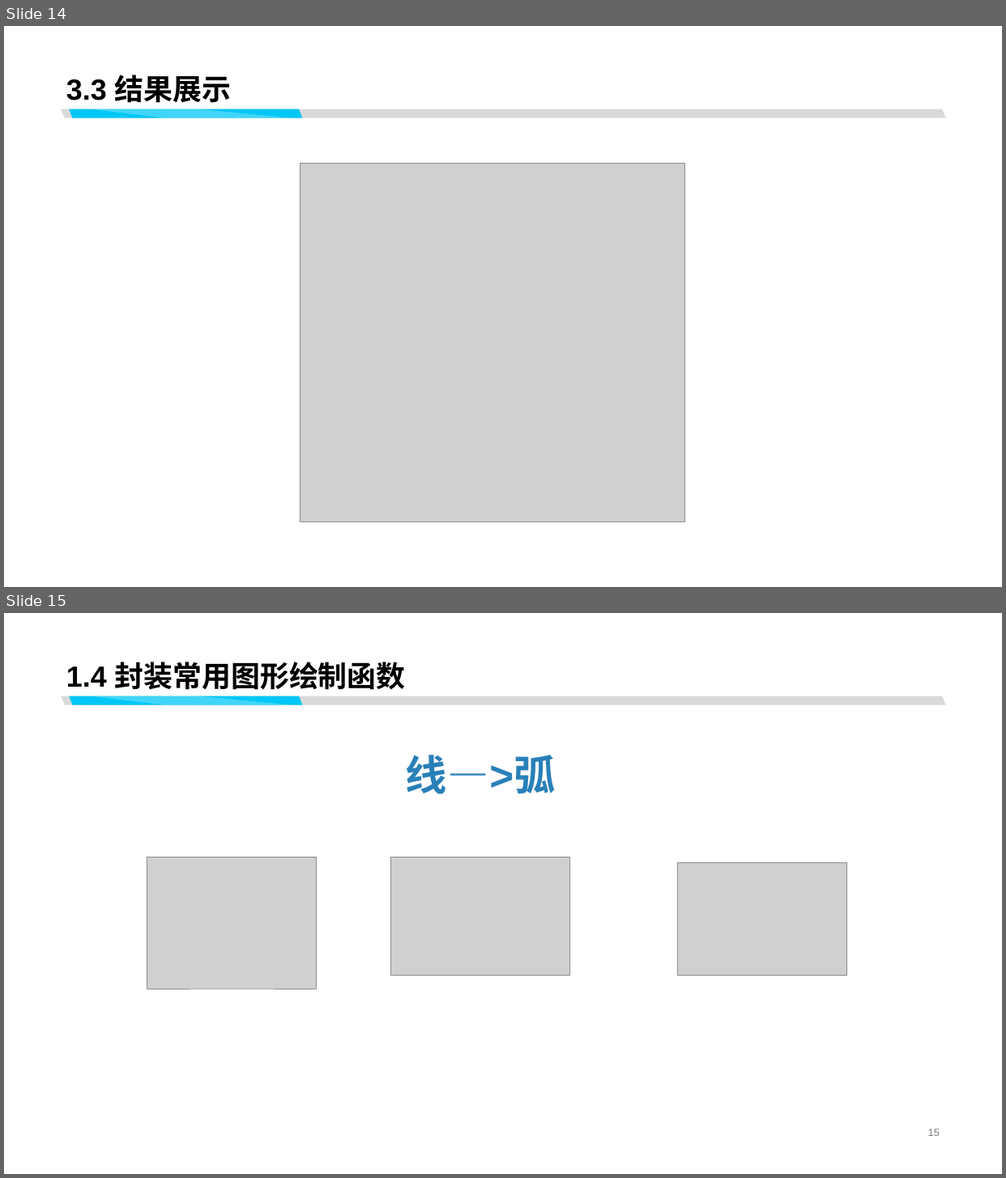
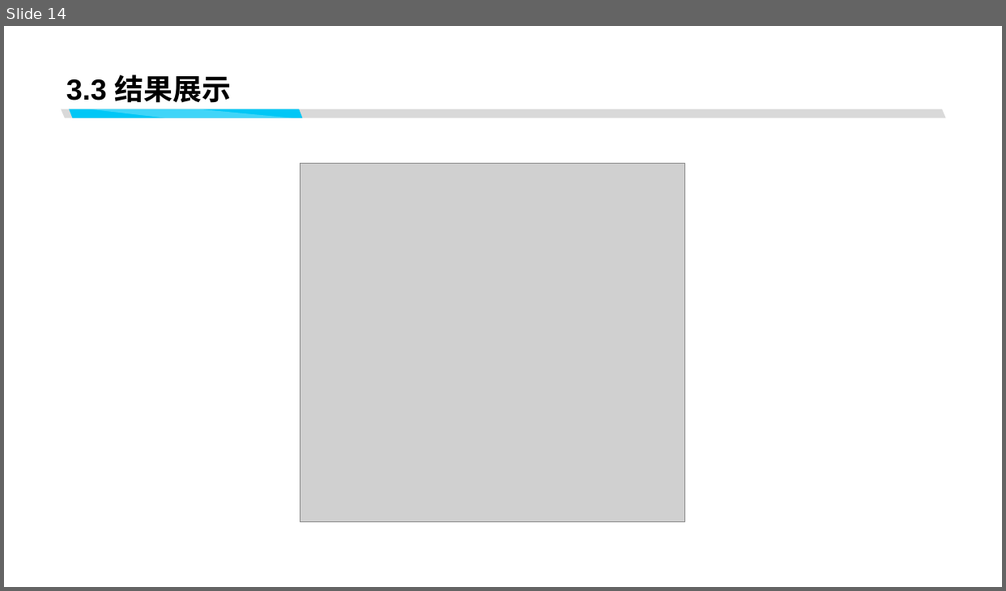
Before and after one commit to R-shrug/webglHomeWork, a slide deck: backend/计算机图形学实验二.pptx. Shown one above the other, each under a label of ours: slides 14 and 15 before the commit, slide 14 after it. The pictures are 1006x1178 and 1006x591 pixels, drawn with LibreOffice and Linux fonts; fonts in the diff are those of the drawing; grey boxes stand for pictures. Boxes give left, top, right and bottom in pixels: in the first picture for what was removed or moved away, otherwise in the second. Text is boxed around its words. In the diff, an @@ line names an element or a change of style, - is before the commit and + after.

```diff
--- a/backend/计算机图形学实验二.pptx
+++ b/backend/计算机图形学实验二.pptx
@@ slide 15 removed at (4, 613, 1002, 1174), background #FFFFFF; not listed: 3 template elements that a slide beside it also shows @@
@@ title removed at (66, 662, 406, 690) @@
-1.4 封装常用图形绘制函数
@@ text removed at (405, 755, 556, 794) @@
-线—>弧
@@ picture removed at (147, 857, 317, 989) @@
@@ picture removed at (391, 857, 570, 976) @@
@@ picture removed at (678, 863, 848, 975) @@
@@ page number removed at (928, 1129, 940, 1136) @@
-15
```
Also in this commit, not shown: 1 slide changed, 4 other slides removed.
